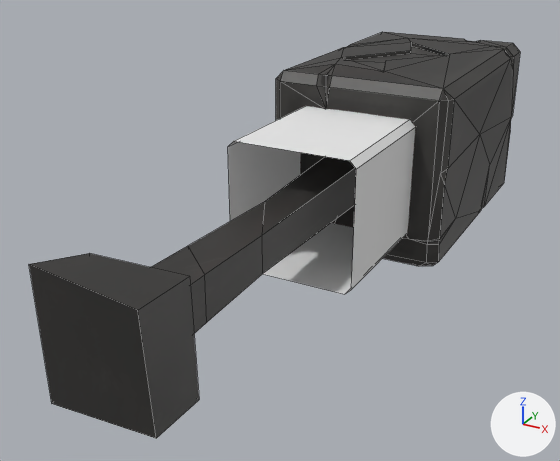
One commit to the OBJ model Magnet/Resources/gaussmeter.obj: the scene before it, then after it.
Before and after are seen from a camera (50 mm lens) standing at (1.17, -3.19, 1.04) and looking at (-0.19, -0.71, -0.2). Arrows for +X, +Y and +Z are at lower right; the lights stay in place. Mesh edges are drawn as thin lines. Where no turn or scale is listed for an object, it has been applied to the vertices.

Objects in the first picture: 'gaussmeter'.
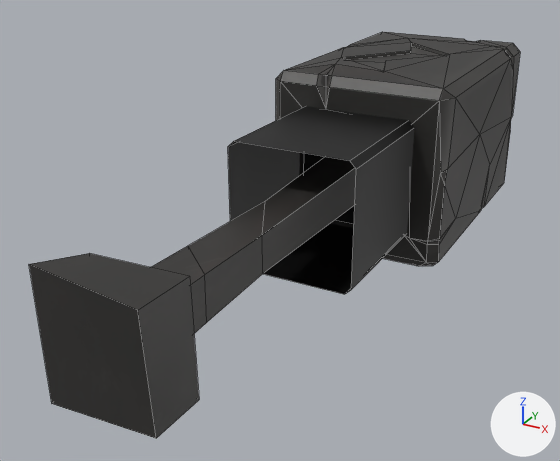
Boxes (x1, y1, x2, y2) around the edits, measured in the pictures (560 x 461 px; the box of a moved part takes in the faces that stretch with it):
part 1 of me_gaussmeter, moved or reshaped
    both: (280, 49, 511, 263)
part 2 of me_gaussmeter, surface changed
    both: (420, 46, 449, 55)
part 3 of me_gaussmeter, recoloured (grey to black)
    both: (228, 106, 415, 294)

What the commit changed:
me_gaussmeter is used by ob_gaussmeter; location (0.0, 0.0, 0.0).
me_gaussmeter had 220 vertices, 264 faces and spanned x -0.39..0.39, y -2.02..1.0, z -0.39..0.4.
me_gaussmeter now has 222 vertices, 268 faces and spans x -0.39..0.39, y -2.02..1.0, z -0.39..0.4.
Part 1, on me_gaussmeter:
3 vertices are removed from x -0.01..0.37, y -0.42..-0.4, z 0.0..0.33.
14 faces are deleted.
5 vertices are added at (0.37, -0.38, 0.33), (0.23, -0.45, -0.23), (-0.23, -0.45, 0.23), (0.23, -0.45, 0.23), (-0.23, -0.45, -0.23).
18 new faces join them.
me_gaussmeter part 2: 32 kept faces spanning x -0.31..0.31, y -0.99..1.0, z -0.31..0.4 get new texture (UV) coordinates.
me_gaussmeter part 3: 8 faces spanning x -0.24..0.24, y -0.99..-0.38, z -0.24..0.24 switch from mat_gaussmeter_move (white #e7e7e7) to mat_gaussmeter (picture img_tex_gaussmeter_black_2_png).
